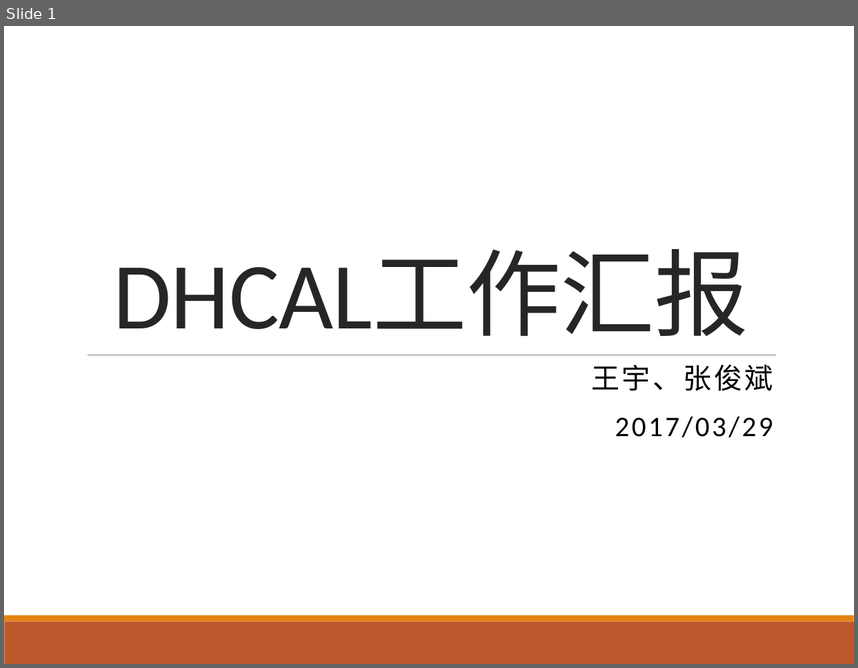
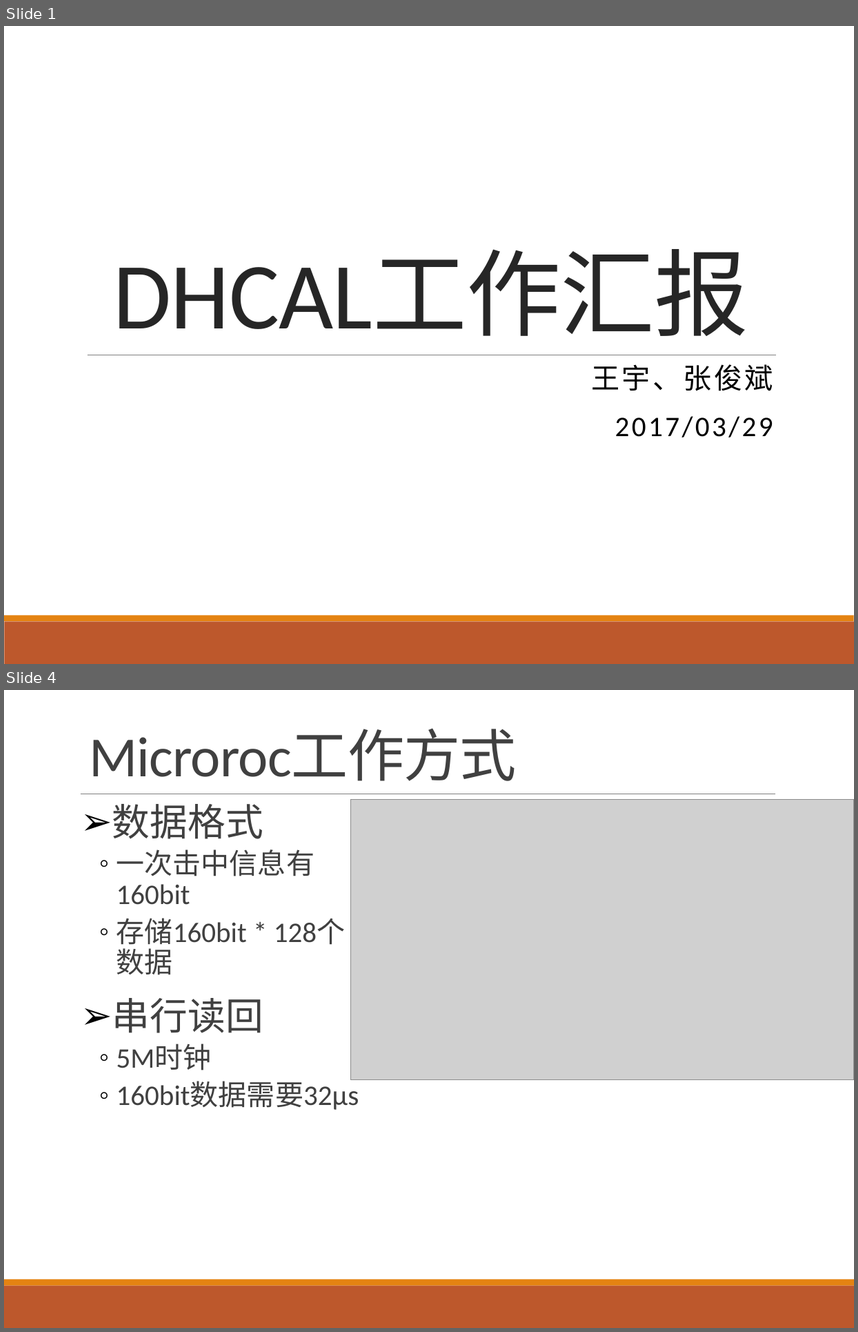
Before and after one commit to wyu0725/SDHCAL_DAQ, a slide deck: Slides/SDHCAL_20170329.pptx. Shown one above the other, each under a label of ours: slide 1 before the commit, slides 1 and 4 after it; the slides between them are not shown. The pictures are 858x668 and 858x1332 pixels, drawn with LibreOffice and Linux fonts; fonts in the diff are those of the drawing; grey boxes stand for pictures. Boxes give left, top, right and bottom in pixels: in the first picture for what was removed or moved away, otherwise in the second. Text is boxed around its words. In the diff, an @@ line names an element or a change of style, - is before the commit and + after.

```diff
--- a/Slides/SDHCAL_20170329.pptx
+++ b/Slides/SDHCAL_20170329.pptx
@@ slide 4 added at [4,690,854,1328], background #FFFFFF; not listed: 2 template elements that a slide beside it also shows @@
@@ title added at [89,729,517,781], 48 pt, text #404040 @@
+Microroc工作方式
@@ line added from (81, 793) to (775, 793), #808080 0.5 pt @@
@@ text added at [112,804,359,1110], 24 pt, text #404040 @@
+➢ 数据格式
+  ◦ 一次击中信息有160bit
+  ◦ 存储160bit * 128个数据
+➢ 串行读回
+  ◦ 5M时钟
+  ◦ 160bit数据需要32μs
@@ picture added at [351,800,854,1080] @@
```
Also in this commit, not shown: 12 other slides added, 1 slide removed, 6 other files.
